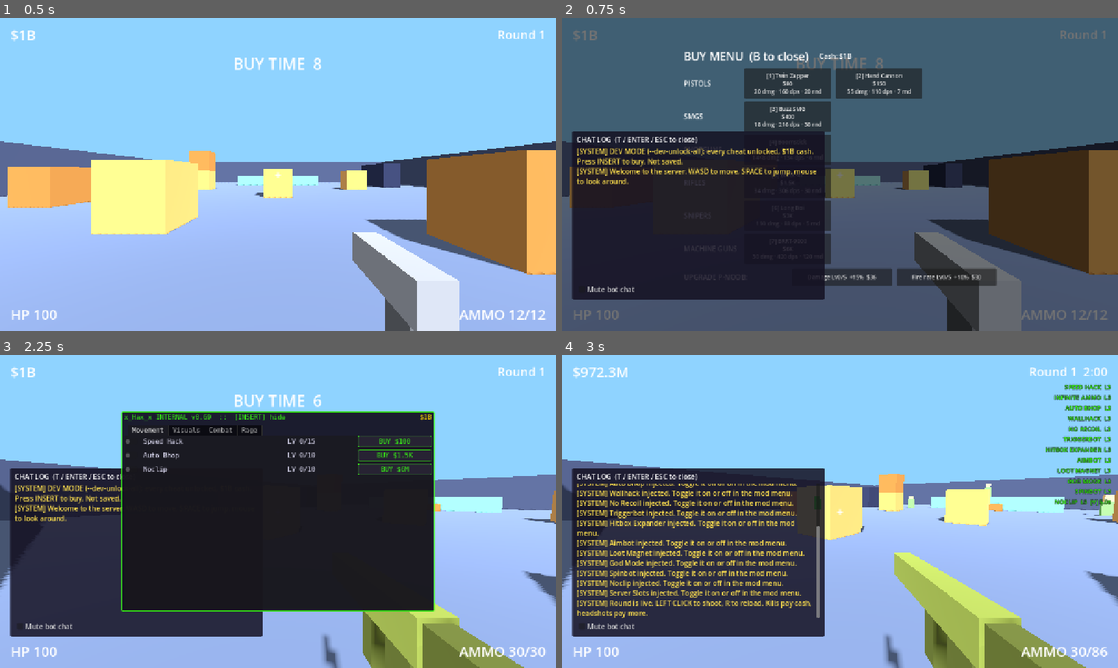
Above: before the commit, frames 1-4 (two rows, left to right).
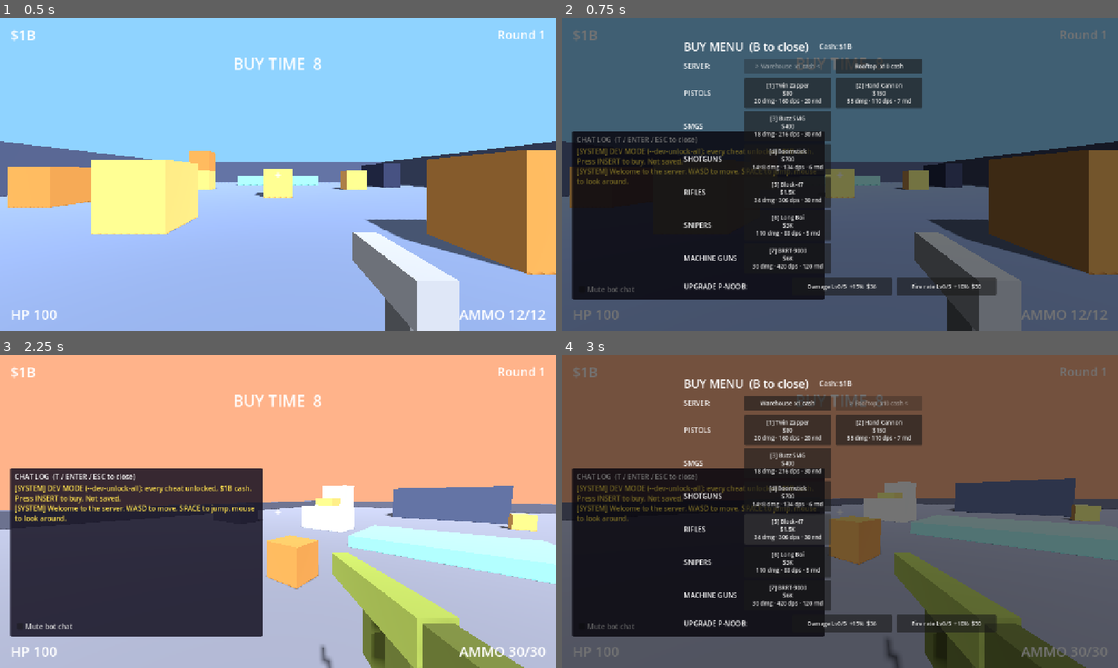
Above: after the commit, the same moments.

Repository: yeahlolnice/PixleShooterIdle
Game: Godot game, scene res://tools/screenshot_tour.tscn
Two runs of this game, one before a commit and one after it. Both use one fixed random seed, a clock stepped at 60 frames per second and the inputs below. This scene is started directly instead of the project's main scene.
Inputs (mouse positions are in pixels of both pictures, inside the frame that each line leads up to):
- Up to frame 1 (0.5 s): no input
- Up to frame 2 (0.75 s): tap Enter at 0.5 s; move the mouse to (962, 158) at 0.52 s; hold D (move_right) from 0.53 s (still down); hold Right mouse button (aim) from 0.53 s (still down); click (962, 158) at 0.67 s
- Up to frame 3 (2.25 s): tap Space (jump) at 0.77, 1.52, 2 s; tap T (chat) at 0.8, 1.35 s; move the mouse to (250, 511) at 1.27 s; release D (move_right) at 1.28 s; release Right mouse button (aim) at 1.28 s; hold W (move_forward) 1.28-2.03 s; click (250, 511) at 1.55 s; move the mouse to (333, 442) at 2.02 s; press the mouse at (333, 442) at 2.03 s; hold D (move_right) from 2.03 s (still down)
- Up to frame 4 (3 s): tap V (noclip) at 2.3 s; release D (move_right) at 2.75 s; release the mouse at (895, 442) at 2.75 s; drag from (812, 574) to (673, 464) at 2.77 s

Frame 1 is identical in both runs. In frame 2, 9.2% of the frame differs, in the area x 2-79%, y 7-89%; in frame 3, 83%; in frame 4, 97%, in the area x 0-100%, y 0-100%.

Commit message:
TASK-026: Rooftop arena and arena progression
- Rooftop (arena 2): raised deck with parapets, dusk sky, sniper perches,
  x10 cash, tougher bot mults, snipers + rushers; unlocks at 500 lifetime
  kills (arenas.json unlock_kills).
- ArenaService: unlock check, saved pick (GameState.current_arena_id),
  select() emits new EventBus.arena_selected; Main rebuilds the world,
  moves the player and restarts rounds at freeze time.
- Buy menu SERVER row to switch during buy time; chat announces each
  unlock once. Chat box now draws under the menus.
- Tests: data, navmesh bake, unlock/select/fallback, full Main switch with
  x10 kill cash. Screenshot tour visits Rooftop. D56.

Co-Authored-By: Claude Opus 5.5 <noreply@anthropic.com>

Diff:
--- a/autoload/event_bus.gd
+++ b/autoload/event_bus.gd
@@ -31,6 +31,8 @@
 signal ammo_changed(in_mag: int, mag_size: int)
 ## A gun became the active weapon (buy, death fallback to starter, round start).
 signal gun_equipped(gun_id: String)
+## The player picked another arena (ArenaService.select); Main rebuilds the world.
+signal arena_selected(arena_id: String)
 ## A gun upgrade level was bought (ShopService.buy_upgrade). stat: "damage" / "fire_rate".
 signal gun_upgraded(gun_id: String, stat: String, level: int)
 
--- a/autoload/game_state.gd
+++ b/autoload/game_state.gd
@@ -33,6 +33,8 @@
 var rootkit: Dictionary = {}
 ## Once-only chat triggers already fired, trigger_id -> true. (TASK-013)
 var chat_flags: Dictionary = {}
+## Arena picked in the buy menu ("" = first arena). Kept through bans. (TASK-026)
+var current_arena_id: String = ""
 ## Bought gun upgrade levels, "<gun_id>:<stat>" -> level. Kept through death
 ## (only the gun is lost), reset on prestige. (TASK-024)
 var gun_upgrades: Dictionary = {}
@@ -165,6 +167,7 @@
 		"rootkit": rootkit.duplicate(true),
 		"chat_flags": chat_flags.duplicate(true),
 		"gun_upgrades": gun_upgrades.duplicate(true),
+		"current_arena_id": current_arena_id,
 	}
 
 
@@ -189,6 +192,7 @@
 	rootkit = _int_values(_typed(data, "rootkit", TYPE_DICTIONARY, {}))
 	chat_flags = _bool_values(_typed(data, "chat_flags", TYPE_DICTIONARY, {}))
 	gun_upgrades = _int_values(_typed(data, "gun_upgrades", TYPE_DICTIONARY, {}))
+	current_arena_id = str(_typed(data, "current_arena_id", TYPE_STRING, ""))
 
 
 static func _typed(d: Dictionary, key: String, type: int, default: Variant) -> Variant:
--- /dev/null
+++ b/core/arena_service.gd
@@ -0,0 +1,40 @@
+class_name ArenaService
+extends RefCounted
+## UI-free arena progression (TASK-026). Arenas come from arenas.json in
+## "order"; each unlocks at its `unlock_kills` lifetime kills (missing = 0), so
+## an unlocked arena stays unlocked through bans. The pick is saved in
+## GameState.current_arena_id; select() emits EventBus.arena_selected and Main
+## rebuilds the world.
+
+
+static func unlock_kills(arena_id: String) -> int:
+	return int(DataRegistry.arena(arena_id).get("unlock_kills", 0))
+
+
+static func is_unlocked(arena_id: String) -> bool:
+	return not DataRegistry.arena(arena_id).is_empty() and GameState.lifetime_kills >= unlock_kills(arena_id)
+
+
+## The arena to play: the saved pick if it still exists and is unlocked, else the first.
+static func selected_id() -> String:
+	var id := GameState.current_arena_id
+	return id if id != "" and is_unlocked(id) else DataRegistry.first_arena_id()
+
+
+## Picks `arena_id`. False (and no change) when it is unknown, locked or already picked.
+static func select(arena_id: String) -> bool:
+	if not is_unlocked(arena_id) or arena_id == selected_id():
+		return false
+	GameState.current_arena_id = arena_id
+	EventBus.arena_selected.emit(arena_id)
+	return true
+
+
+## Arena ids whose unlock_kills is exactly `lifetime_kills` (just crossed with this kill).
+static func unlocked_at(lifetime_kills: int) -> Array:
+	var out: Array = []
+	for a in DataRegistry.arenas():
+		var need := int(a.get("unlock_kills", 0))
+		if need > 0 and need == lifetime_kills:
+			out.append(a["id"])
+	return out
--- a/core/data_schema.gd
+++ b/core/data_schema.gd
@@ -105,6 +105,7 @@
 		"name": {"type": "string"},
 		"order": {"type": "int", "min": 1},
 		"cash_mult": _NUM_POS,
+		"unlock_kills": {"type": "int", "min": 0},
 		"bots_per_wave": {"type": "int", "min": 1},
 		"bot_types": {"type": "array", "items": {"type": "string"}, "min_items": 1},
 		"bot_mults": {
@@ -123,6 +124,7 @@
 		"player_spawns": {"type": "array", "items": {"type": "vec3"}, "min_items": 1},
 		"bot_spawns": {"type": "array", "items": {"type": "vec3"}, "min_items": 1},
 	},
+	"optional": ["unlock_kills"],
 }
 
 const _CHAT_TRIGGER := {
--- a/data/arenas.json
+++ b/data/arenas.json
@@ -5,6 +5,7 @@
       "name": "Warehouse",
       "order": 1,
       "cash_mult": 1,
+      "unlock_kills": 0,
       "bots_per_wave": 6,
       "bot_types": ["grunt"],
       "bot_mults": {
@@ -49,6 +50,57 @@
         [-8, 1, -10],
         [8, 1, -10]
       ]
+    },
+    {
+      "id": "arena_2",
+      "name": "Rooftop",
+      "order": 2,
+      "cash_mult": 10,
+      "unlock_kills": 500,
+      "bots_per_wave": 7,
+      "bot_types": ["sniper", "grunt", "rusher"],
+      "bot_mults": {
+        "health": 1.5,
+        "move_speed": 1.1,
+        "reaction_time": 0.85,
+        "aim_error": 0.8,
+        "fire_rate": 1.1,
+        "damage": 1.5
+      },
+      "sky_color": "sky_dusk",
+      "blocks": [
+        {"pos": [0, -0.5, 0], "size": [44, 1, 44], "color": "roof"},
+        {"pos": [0, 0.6, -22.5], "size": [46, 1.2, 1], "color": "roof_trim"},
+        {"pos": [0, 0.6, 22.5], "size": [46, 1.2, 1], "color": "roof_trim"},
+        {"pos": [-22.5, 0.6, 0], "size": [1, 1.2, 44], "color": "roof_trim"},
+        {"pos": [22.5, 0.6, 0], "size": [1, 1.2, 44], "color": "roof_trim"},
+        {"pos": [0, 1.5, -8], "size": [8, 3, 6], "color": "wall"},
+        {"pos": [-14, 2, -14], "size": [4, 4, 4], "color": "vent"},
+        {"pos": [14, 1.5, -15], "size": [5, 3, 3], "color": "vent"},
+        {"pos": [0, 0.25, 8], "size": [6, 0.5, 4], "color": "platform"},
+        {"pos": [-6, 0.75, 6], "size": [3, 1.5, 2], "color": "vent"},
+        {"pos": [8, 0.75, 4], "size": [2, 1.5, 3], "color": "vent"},
+        {"pos": [-14, 0.75, 8], "size": [4, 1.5, 2], "color": "roof_trim"},
+        {"pos": [12, 0.75, 12], "size": [3, 1.5, 3], "color": "vent"},
+        {"pos": [4, 0.5, -2], "size": [1, 1, 1], "color": "crate"},
+        {"pos": [-3, 0.5, 14], "size": [1, 1, 1], "color": "crate_dark"},
+        {"pos": [-10, 1, -2], "size": [2, 2, 2], "color": "crate"},
+        {"pos": [10, 1, -8], "size": [2, 2, 2], "color": "crate_dark"}
+      ],
+      "player_spawns": [
+        [0, 1, 18],
+        [-8, 1, 18],
+        [8, 1, 18]
+      ],
+      "bot_spawns": [
+        [-14, 4.1, -14],
+        [-18, 1, -6],
+        [18, 1, -6],
+        [14, 3.1, -15],
+        [0, 1, -16],
+        [-10, 1, -18],
+        [0, 3.1, -8]
+      ]
     }
   ]
 }
--- a/data/chat.json
+++ b/data/chat.json
@@ -37,6 +37,10 @@
      "lines": ["New cheat unlocked: {cheat_name}."]},
     {"id": "seller_unlock", "event": "cheat_unlocked", "channel": "seller", "once": true, "once_key": "seller_unlock_{cheat_id}", "delay_s": 1.0,
      "lines": ["{cheat_name} just dropped. INSERT. you know the drill.", "fresh {cheat_name}, barely detected. go go go"]},
+    {"id": "sys_arena_unlock", "event": "arena_unlocked", "channel": "system", "once": true, "once_key": "arena_{arena_id}", "delay_s": 0.0,
+     "lines": ["New server unlocked: {arena_name} (x{cash_mult} cash). Press B in buy time to switch."]},
+    {"id": "seller_arena_unlock", "event": "arena_unlocked", "channel": "seller", "once": true, "once_key": "seller_arena_{arena_id}", "delay_s": 1.5,
+     "lines": ["{arena_name} server is open. bots there pay x{cash_mult}. they also shoot back harder. bring hax."]},
     {"id": "sys_purchase", "event": "cheat_purchased", "channel": "system", "once": true, "once_key": "sys_purchase_{cheat_id}", "delay_s": 0.0,
      "when": {"level": "1"},
      "lines": ["{cheat_name} injected. Toggle it on or off in the mod menu."]},
--- a/data/palette.json
+++ b/data/palette.json
@@ -2,6 +2,10 @@
   "colors": {
     "missing": "#ff00ff",
     "sky": "#8fd3ff",
+    "sky_dusk": "#ffb38a",
+    "roof": "#6b6f80",
+    "roof_trim": "#4b4f63",
+    "vent": "#a9b2c4",
     "floor": "#5b6c8f",
     "floor_alt": "#4a5a7a",
     "wall": "#3d4766",
--- a/scenes/main.gd
+++ b/scenes/main.gd
@@ -32,15 +32,8 @@
 func _ready() -> void:
 	if not DataRegistry.is_valid():
 		push_error("[Main] data errors, see log above; the game may misbehave")
-	var id := arena_id if arena_id != "" else DataRegistry.first_arena_id()
-	var arena_def := DataRegistry.arena(id)
-	arena.build(arena_def)
-	world_env.environment.background_color = DataRegistry.color(arena_def.get("sky_color", "sky"))
-	if not arena.player_spawns.is_empty():
-		player.spawn_points = arena.player_spawns
-		player.global_position = arena.player_spawns[0]
-	print("[Main] arena '%s' built: %d blocks, %d bot spawns, %d navmesh polygons" % [id, arena.block_count(), arena.bot_spawns.size(), arena.nav_polygon_count()])
-	EventBus.player_spawned.emit(player)
+	var id := arena_id if arena_id != "" else ArenaService.selected_id()
+	_build_arena(id)
 
 	tracker = MatchTracker.new()
 	tracker.name = "MatchTracker"
@@ -62,13 +55,45 @@
 	loot.container = spawner   # _clear_bots frees leftover loot with the bots
 	add_child(loot)
 	ui_layer.add_child(load("res://ui/hud/hud.tscn").instantiate())
+	# Chat before the menus so open menus draw on top of it.
+	ui_layer.add_child(load("res://ui/chat/chat_box.tscn").instantiate())
 	var buy_menu: BuyMenu = load("res://ui/buy_menu/buy_menu.tscn").instantiate()
 	buy_menu.weapon_manager = player.get_node_or_null("WeaponManager")
 	ui_layer.add_child(buy_menu)
-	ui_layer.add_child(load("res://ui/chat/chat_box.tscn").instantiate())
 	ui_layer.add_child(load("res://ui/mod_menu/mod_menu.tscn").instantiate())
 	ui_layer.add_child(load("res://ui/pause_menu/pause_menu.tscn").instantiate())
+	EventBus.arena_selected.connect(switch_arena)
+	EventBus.kills_changed.connect(_on_kills_changed)
 	rounds.start(id)
+
+
+## Builds `id`'s blocks, sky and navmesh and puts the player on its first spawn.
+func _build_arena(id: String) -> void:
+	var arena_def := DataRegistry.arena(id)
+	arena.build(arena_def)
+	world_env.environment.background_color = DataRegistry.color(arena_def.get("sky_color", "sky"))
+	if not arena.player_spawns.is_empty():
+		player.spawn_points = arena.player_spawns
+		player.global_position = arena.player_spawns[0]
+		player.velocity = Vector3.ZERO
+	print("[Main] arena '%s' built: %d blocks, %d bot spawns, %d navmesh polygons" % [id, arena.block_count(), arena.bot_spawns.size(), arena.nav_polygon_count()])
+	EventBus.player_spawned.emit(player)
+
+
+## ArenaService picked another arena: clear the wave, rebuild, restart at freeze time.
+func switch_arena(id: String) -> void:
+	if rounds == null or id == rounds.arena_id or DataRegistry.arena(id).is_empty():
+		return
+	_clear_bots()
+	_build_arena(id)
+	rounds.start(id)
+
+
+## Tells chat when this kill crossed an arena's unlock threshold.
+func _on_kills_changed(_kills: int, lifetime: int) -> void:
+	for id in ArenaService.unlocked_at(lifetime):
+		var a := DataRegistry.arena(id)
+		EventBus.emit_chat_event(&"arena_unlocked", {"arena_id": id, "arena_name": a.get("name", id), "cash_mult": a.get("cash_mult", 1)})
 
 
 func _respawn_player() -> void:
--- /dev/null
+++ b/tests/integration/test_arenas.gd
@@ -0,0 +1,74 @@
+extends GutTest
+## Arena progression (TASK-026): Rooftop data, unlock by lifetime kills,
+## selection saved and announced, and Main rebuilding the world on switch.
+
+const ArenaScene := preload("res://shooter/arenas/arena.tscn")
+
+var _saved: Dictionary
+
+
+func before_each() -> void:
+	_saved = GameState.to_dict()
+	GameState.new_game()
+
+
+func after_each() -> void:
+	GameState.from_dict(_saved)
+
+
+func _second() -> Dictionary:
+	return DataRegistry.arenas()[1]
+
+
+func test_rooftop_is_harder_richer_and_brings_new_bots() -> void:
+	var first: Dictionary = DataRegistry.arenas()[0]
+	var second := _second()
+	assert_eq(int(first.get("unlock_kills", 0)), 0, "first arena is open from the start")
+	assert_gt(int(second["unlock_kills"]), 0)
+	assert_almost_eq(float(second["cash_mult"]), float(first["cash_mult"]) * 10.0, 0.001, "plan: x10 cash per arena")
+	assert_true(second["bot_types"].has("sniper"))
+	assert_true(second["bot_types"].has("rusher"))
+	assert_gt(float(second["bot_mults"]["health"]), float(first["bot_mults"]["health"]))
+
+
+func test_rooftop_builds_with_navmesh() -> void:
+	var arena: Node3D = add_child_autofree(ArenaScene.instantiate())
+	arena.build(_second())
+	assert_eq(arena.block_count(), _second()["blocks"].size())
+	assert_gt(arena.nav_polygon_count(), 0)
+
+
+func test_unlock_select_and_fallback() -> void:
+	var id: String = _second()["id"]
+	assert_false(ArenaService.is_unlocked(id))
+	assert_false(ArenaService.select(id), "locked")
+	GameState.lifetime_kills = ArenaService.unlock_kills(id)
+	assert_eq(ArenaService.unlocked_at(GameState.lifetime_kills), [id])
+	watch_signals(EventBus)
+	assert_true(ArenaService.select(id))
+	assert_signal_emitted_with_parameters(EventBus, "arena_selected", [id])
+	assert_eq(GameState.current_arena_id, id, "saved")
+	assert_eq(ArenaService.selected_id(), id)
+	assert_false(ArenaService.select(id), "already there")
+	GameState.lifetime_kills = 0
+	assert_eq(ArenaService.selected_id(), DataRegistry.first_arena_id(), "locked pick falls back")
+
+
+func test_main_switches_arena_and_cash_scales() -> void:
+	var main: Node3D = load("res://scenes/main.tscn").instantiate()
+	main.use_save_file = false
+	add_child_autofree(main)
+	await wait_physics_frames(3)
+	var first_id := DataRegistry.first_arena_id()
+	var base_cash: float = main.tracker.kill_value(false, "grunt")
+	var id: String = _second()["id"]
+	GameState.lifetime_kills = ArenaService.unlock_kills(id)
+	ArenaService.select(id)
+	await wait_physics_frames(3)
+	assert_eq(main.arena.arena_id, id, "world rebuilt")
+	assert_eq(main.rounds.arena_id, id, "rounds restarted there")
+	assert_eq(main.rounds.state, EventBus.ROUND_FREEZE, "back to buy time")
+	var spawn: Vector3 = main.arena.player_spawns[0]
+	assert_almost_eq(main.player.global_position.z, spawn.z, 0.5, "player moved to the new spawn")
+	var ratio: float = main.tracker.kill_value(false, "grunt") / base_cash
+	assert_almost_eq(ratio, float(_second()["cash_mult"]) / float(DataRegistry.arena(first_id)["cash_mult"]), 0.001)
--- a/tools/screenshot_tour.gd
+++ b/tools/screenshot_tour.gd
@@ -50,6 +50,15 @@
 	await _snap("sniper_scoped")
 	Input.action_release("aim")
 	wm.equip("rifle_block47")
+
+	var last_arena: String = DataRegistry.arenas()[-1]["id"]
+	if ArenaService.select(last_arena):
+		await _settle(30)
+		Input.mouse_mode = Input.MOUSE_MODE_VISIBLE
+		await _snap("arena_" + last_arena)
+		buy.open_menu()
+		await _snap("buy_menu_servers")
+		buy.close_menu()
 
 	var mod := _ui(ModMenu) as ModMenu
 	mod.open_menu()
--- a/ui/buy_menu/buy_menu.gd
+++ b/ui/buy_menu/buy_menu.gd
@@ -20,6 +20,7 @@
 var _buttons: Dictionary = {}  # gun_id -> Button
 var _upgrade_title: Label
 var _upgrade_buttons: Dictionary = {}  # stat -> Button (upgrades the equipped gun)
+var _arena_buttons: Dictionary = {}  # arena_id -> Button
 
 
 func _ready() -> void:
@@ -44,6 +45,7 @@
 	_cash_label = Label.new()
 	_cash_label.vertical_alignment = VERTICAL_ALIGNMENT_CENTER
 	head.add_child(_cash_label)
+	box.add_child(_build_arena_row())
 	_rows = VBoxContainer.new()
 	_rows.add_theme_constant_override("separation", 6)
 	box.add_child(_rows)
@@ -55,7 +57,37 @@
 	EventBus.cash_changed.connect(func(_t, _d): _refresh())
 	EventBus.gun_equipped.connect(func(_id): _refresh())
 	EventBus.gun_upgraded.connect(func(_id, _s, _l): _refresh())
+	EventBus.arena_selected.connect(func(_id): _refresh())
 	EventBus.kills_changed.connect(func(_k, _l): _refresh())
+
+
+## "SERVER:" + one button per arena (ArenaService). Switching restarts freeze time there.
+func _build_arena_row() -> Control:
+	var row := HBoxContainer.new()
+	row.add_theme_constant_override("separation", 10)
+	var label := Label.new()
+	label.text = "SERVER:"
+	label.custom_minimum_size = Vector2(130, 0)
+	label.vertical_alignment = VERTICAL_ALIGNMENT_CENTER
+	row.add_child(label)
+	for a in DataRegistry.arenas():
+		var b := Button.new()
+		b.custom_minimum_size = Vector2(200, 34)
+		b.add_theme_font_size_override("font_size", 13)
+		b.pressed.connect(func(): ArenaService.select(a["id"]))
+		row.add_child(b)
+		_arena_buttons[a["id"]] = b
+	return row
+
+
+## "Rooftop  x10" / "Rooftop  needs 500 kills" / "> Warehouse  x1 <" (selected).
+static func arena_text(arena_id: String) -> String:
+	var a := DataRegistry.arena(arena_id)
+	var title := String(a.get("name", arena_id))
+	if not ArenaService.is_unlocked(arena_id):
+		return "%s  needs %s kills" % [title, Fmt.number(ArenaService.unlock_kills(arena_id))]
+	var text := "%s  x%s cash" % [title, Fmt.number(float(a.get("cash_mult", 1)))]
+	return "> %s <" % text if arena_id == ArenaService.selected_id() else text
 
 
 ## "UPGRADE <gun>:" + one button per guns.json upgrade stat, for the gun in hand.
@@ -205,6 +237,10 @@
 		b.tooltip_text = ShopService.message(r)
 		var need := int(DataRegistry.gun(id).get("unlock_kills", 0))
 		b.text = String(b.get_meta("label")) + ("\nneeds %s kills" % Fmt.number(need) if r == ShopService.Result.LOCKED else "")
+	for arena_id in _arena_buttons:
+		var ab: Button = _arena_buttons[arena_id]
+		ab.text = arena_text(arena_id)
+		ab.disabled = not ArenaService.is_unlocked(arena_id) or arena_id == ArenaService.selected_id()
 	var held := ShopService.equipped_id()
 	_upgrade_title.text = "UPGRADE %s:" % String(DataRegistry.gun(held).get("name", held)).to_upper()
 	for stat in _upgrade_buttons:
Not shown, added: core/arena_service.gd.uid
Not shown, added: tests/integration/test_arenas.gd.uid
Not shown, changed: docs/ARCHITECTURE.md
Not shown, changed: docs/DATA.md
Not shown, changed: docs/DECISIONS.md
